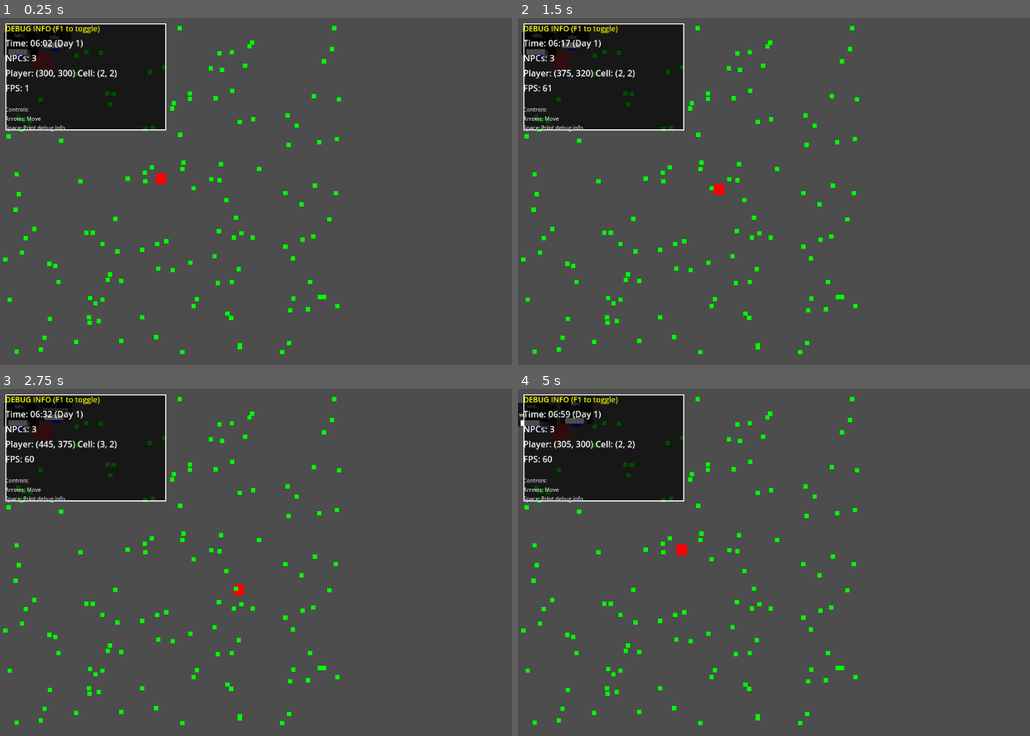
Above: before the commit, frames 1-4 (two rows, left to right).
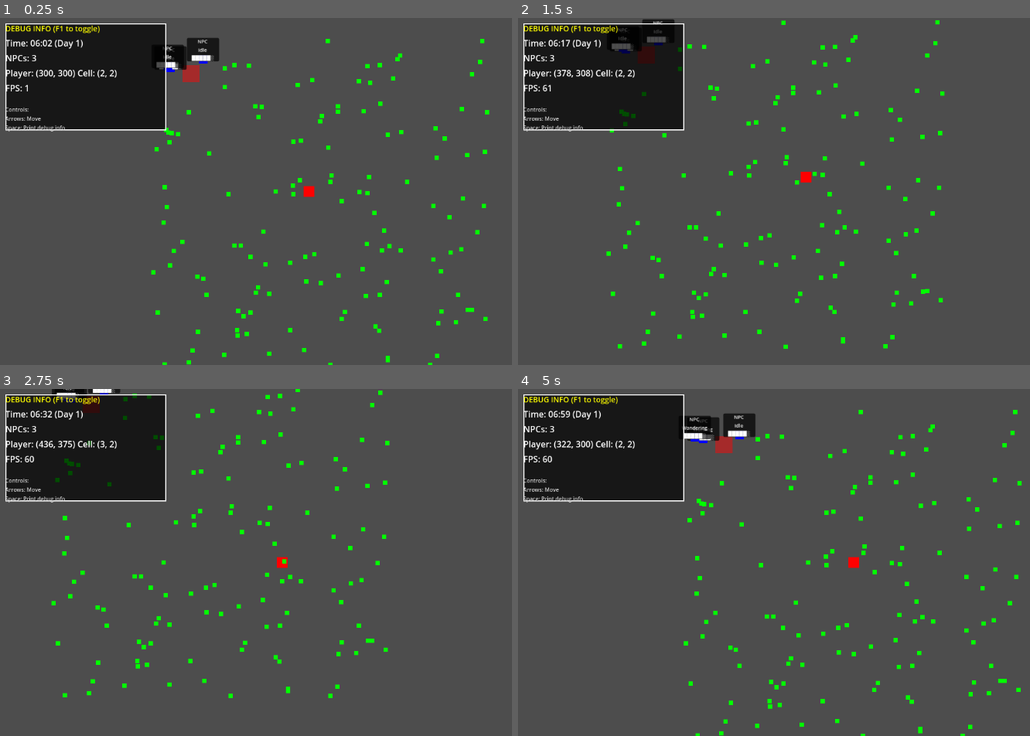
Above: after the commit, the same moments.

Repository: DIM-andy/2dlivingworld
Game: Godot game, scene res://scenes/MainWorld.tscn
The game is run twice, just before and just after one commit, with the same random seed, the same clock (stepped at 60 frames per second) and the same inputs.
Inputs:
- Up to frame 1 (0.25 s): no input
- Up to frame 2 (1.5 s): tap Enter (ui_accept) at 0.5, 0.6, 0.77, 1.07, 1.35 s; hold Right (ui_right) 0.53-1.28 s; hold Down (ui_down) from 1.28 s (still down)
- Up to frame 3 (2.75 s): tap Enter (ui_accept) at 1.52, 1.82, 2.1 s; release Down (ui_down) at 2.03 s; hold Right (ui_right) from 2.03 s (still down)
- Up to frame 4 (5 s): release Right (ui_right) at 2.78 s; hold Up (ui_up) 2.78-3.53 s; tap Enter (ui_accept) at 2.85, 3.02, 3.32, 3.6, 3.77, 4.07, 4.35, 4.52, 4.82 s; hold Left (ui_left) from 3.53 s (still down)

The runs differ from the first frame. In frame 1, 4.4% of the frame differs, in the area x 0-96%, y 2-100%; in frame 2, 3.9%; in frame 3, 3.8%; in frame 4, 4.6%, in the area x 0-99%, y 2-100%.

Commit message:
Add Player Camera
self-explanatory

Diff:
--- a/scenes/MainWorld.tscn
+++ b/scenes/MainWorld.tscn
@@ -1,8 +1,9 @@
-[gd_scene load_steps=4 format=3 uid="uid://viybc25jt7jp"]
+[gd_scene load_steps=5 format=3 uid="uid://viybc25jt7jp"]
 
 [ext_resource type="Script" path="res://scripts/WorldManager.gd" id="1_e7o6m"]
 [ext_resource type="PackedScene" uid="uid://b40a7scc1ufai" path="res://scenes/Player.tscn" id="2_71sg4"]
 [ext_resource type="Script" path="res://scripts/GameUI.gd" id="3_d8aqb"]
+[ext_resource type="Script" path="res://scripts/PlayerCamera.gd" id="3_i3dfx"]
 
 [node name="WorldManager" type="Node2D" groups=["world_manager"]]
 script = ExtResource("1_e7o6m")
@@ -10,5 +11,9 @@
 [node name="Player" parent="." instance=ExtResource("2_71sg4")]
 position = Vector2(300, 300)
 
+[node name="Camera2D" type="Camera2D" parent="Player"]
+script = ExtResource("3_i3dfx")
+follow_speed = 2.5
+
 [node name="GameUI" type="CanvasLayer" parent="."]
 script = ExtResource("3_d8aqb")
--- a/scripts/Player.gd
+++ b/scripts/Player.gd
@@ -1,12 +1,20 @@
 extends CharacterBody2D
 
 @export var speed: float = 100.0
+@export var acceleration: float = 500.0
+@export var friction: float = 500.0
+
+var input_vector: Vector2 = Vector2.ZERO
 
 func _ready():
 	add_to_group("player")
 
 func _physics_process(delta):
-	var input_vector = Vector2.ZERO
+	handle_input()
+	apply_movement(delta)
+
+func handle_input():
+	input_vector = Vector2.ZERO
 
 	if Input.is_action_pressed("ui_right"):
 		input_vector.x += 1
@@ -17,7 +25,16 @@
 	if Input.is_action_pressed("ui_up"):
 		input_vector.y -= 1
 
-	velocity = input_vector.normalized() * speed
+	input_vector = input_vector.normalized()
+
+func apply_movement(delta):
+	if input_vector != Vector2.ZERO:
+		# Accelerate towards target velocity
+		velocity = velocity.move_toward(input_vector * speed, acceleration * delta)
+	else:
+		# Apply friction when not moving
+		velocity = velocity.move_toward(Vector2.ZERO, friction * delta)
+
 	move_and_slide()
 
 func _process(delta):
@@ -28,6 +45,7 @@
 func print_debug_info():
 	print("=== DEBUG INFO ===")
 	print("Player position: ", position)
+	print("Player velocity: ", velocity)
 
 	var world_manager = get_tree().get_first_node_in_group("world_manager")
 	if world_manager:
--- /dev/null
+++ b/scripts/PlayerCamera.gd
@@ -0,0 +1,80 @@
+extends Camera2D
+class_name PlayerCamera
+
+@export var follow_speed: float = 5.0  # How fast camera catches up to player
+@export var look_ahead_distance: float = 50.0  # How far ahead to look when moving
+@export var deadzone_size: Vector2 = Vector2(20, 20)  # Player can move this much before camera starts following
+@export var max_distance: float = 100.0  # Maximum distance camera can be from player
+
+var target_node: Node2D
+var base_position: Vector2
+var look_ahead_offset: Vector2 = Vector2.ZERO
+
+func _ready():
+	# Make this the current camera
+	make_current()
+
+	# Find the player
+	call_deferred("find_target")
+
+func find_target():
+	# Look for player in the scene
+	if get_tree().has_group("player"):
+		target_node = get_tree().get_first_node_in_group("player")
+		if target_node:
+			# Initialize camera position to player position
+			global_position = target_node.global_position
+			base_position = global_position
+
+func _process(delta):
+	if not target_node:
+		return
+
+	update_camera_position(delta)
+
+func update_camera_position(delta):
+	var target_pos = target_node.global_position
+
+	# Calculate look-ahead based on player movement
+	var player_velocity = Vector2.ZERO
+	if target_node.has_method("get_velocity"):
+		player_velocity = target_node.get_velocity()
+	elif target_node.has_method("get_real_velocity"):
+		player_velocity = target_node.get_real_velocity()
+
+	# Calculate look-ahead offset
+	if player_velocity.length() > 10.0:  # Only look ahead if moving fast enough
+		var normalized_velocity = player_velocity.normalized()
+		look_ahead_offset = normalized_velocity * look_ahead_distance
+	else:
+		look_ahead_offset = look_ahead_offset.move_toward(Vector2.ZERO, look_ahead_distance * delta)
+
+	# Target position includes look-ahead
+	var desired_position = target_pos + look_ahead_offset
+
+	# Apply deadzone - only move camera if player is outside the deadzone
+	var distance_from_base = target_pos.distance_to(base_position)
+	if distance_from_base > deadzone_size.length():
+		base_position = base_position.move_toward(target_pos, follow_speed * 60 * delta)
+
+	# Smoothly move to desired position
+	global_position = global_position.move_toward(desired_position, follow_speed * 60 * delta)
+
+	# Ensure camera doesn't get too far from player
+	var distance_to_player = global_position.distance_to(target_pos)
+	if distance_to_player > max_distance:
+		global_position = target_pos + (global_position - target_pos).normalized() * max_distance
+
+# Optional: Add screen shake functionality
+func add_screen_shake(intensity: float = 10.0, duration: float = 0.5):
+	var tween = create_tween()
+	var original_offset = offset
+
+	for i in int(duration * 60):  # 60 FPS assumption
+		var shake_offset = Vector2(
+			randf_range(-intensity, intensity),
+			randf_range(-intensity, intensity)
+		)
+		tween.tween_property(self, "offset", original_offset + shake_offset, 1.0/60.0)
+
+	tween.tween_property(self, "offset", original_offset, 0.1)
